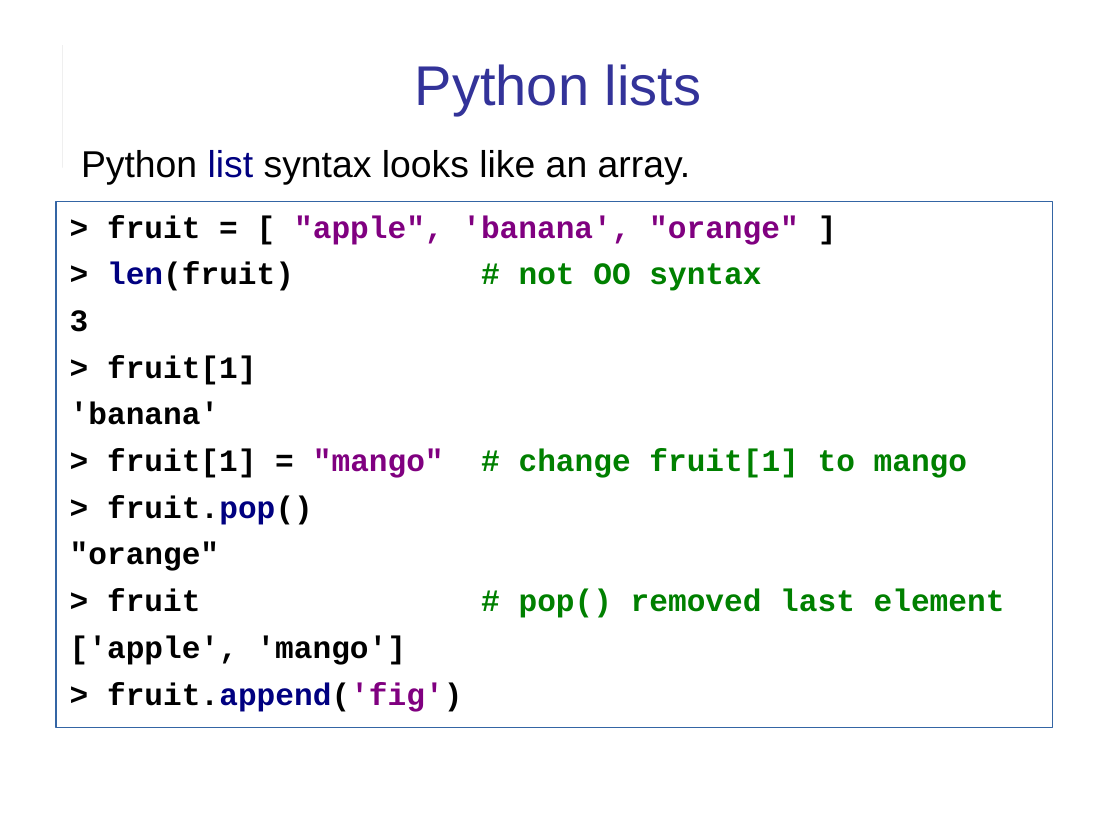
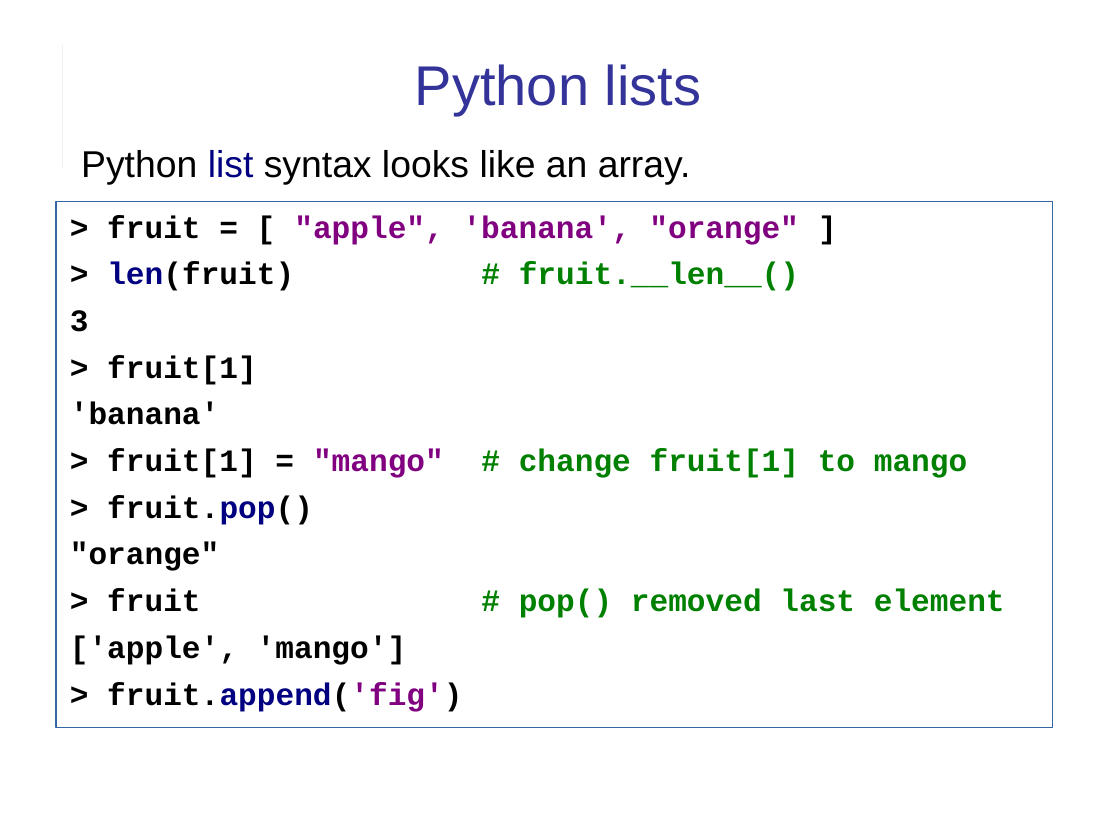
Before and after one commit to cpske/ISP, a slide deck: slide 2 of django/Django-review-1.ppt. Drawn at 1120x840 pixels with LibreOffice and Linux fonts; fonts in the diff are those of the drawing. Boxes give left, top, right and bottom in pixels: in the first picture for what was removed or moved away, otherwise in the second. Text is boxed around its words. In the diff, an @@ line names an element or a change of style, - is before the commit and + after.

```diff
--- a/django/Django-review-1.ppt
+++ b/django/Django-review-1.ppt
@@ text in rectangle at [107,262,799,291]: text changed @@
-> len(fruit) # not OO syntax
+> len(fruit) # fruit.__len__()
```
Also in this commit, not shown: 3 other slides changed, 2 other files.
